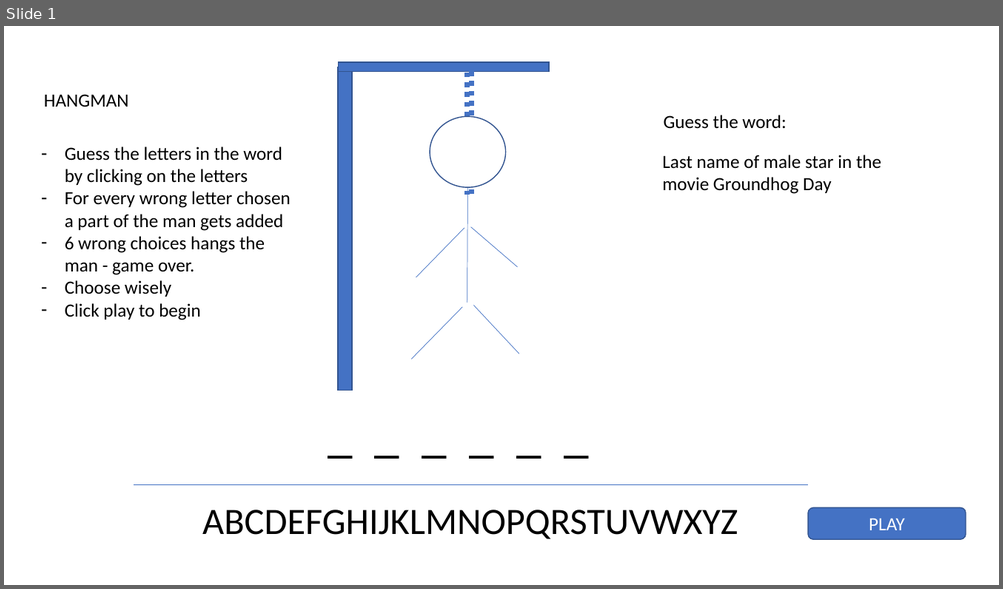
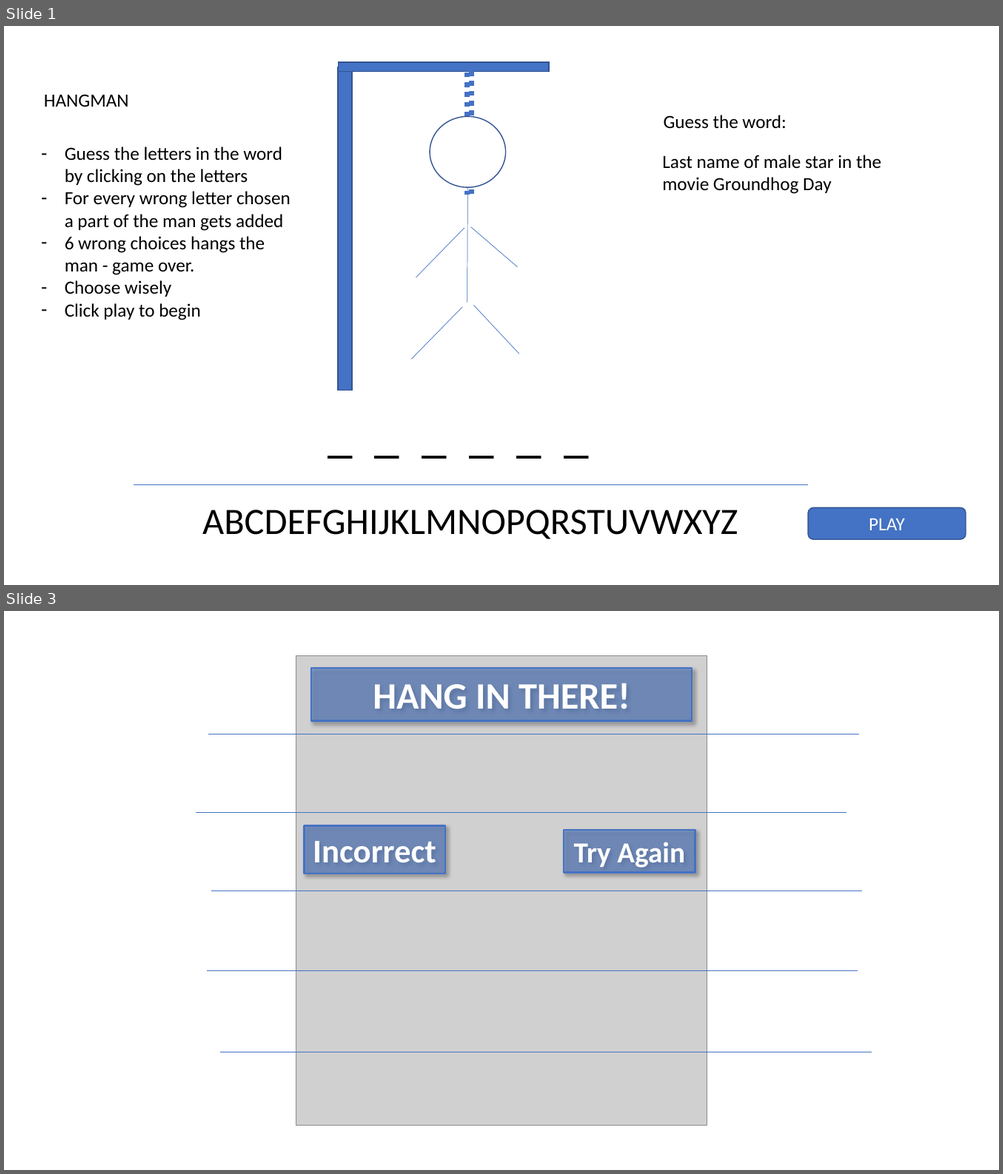
Before and after one commit to philliphdev/hangman, a slide deck: Wireframe.pptx. Shown one above the other, each under a label of ours: slide 1 before the commit, slides 1 and 3 after it; the slides between them are not shown. The pictures are 1003x589 and 1003x1174 pixels, drawn with LibreOffice and Linux fonts; fonts in the diff are those of the drawing; grey boxes stand for pictures. Boxes give left, top, right and bottom in pixels: in the first picture for what was removed or moved away, otherwise in the second. Text is boxed around its words. In the diff, an @@ line names an element or a change of style, - is before the commit and + after.

```diff
--- a/Wireframe.pptx
+++ b/Wireframe.pptx
@@ slide 3 added at (4, 611, 999, 1170), background #FFFFFF @@
@@ picture added at (296, 655, 707, 1127) @@
@@ rectangle added at (311, 669, 692, 721), fill #4472C4 at 55% opacity, outline #4472C4 1.75 pt, 36 pt, text #FFFFFF, bold @@
+HANG IN THERE!
@@ line added from (208, 734) to (859, 734), #4472C4 0.5 pt @@
@@ line added from (196, 812) to (846, 812), #4472C4 0.5 pt @@
@@ rectangle added at (304, 826, 445, 874), fill #4472C4 at 55% opacity, outline #4472C4 1.75 pt, 32 pt, text #FFFFFF, bold @@
+Incorrect
@@ rectangle added at (563, 830, 695, 873), fill #4472C4 at 55% opacity, outline #4472C4 1.75 pt, 28 pt, text #FFFFFF, bold @@
+Try Again
@@ line added from (210, 891) to (862, 891), #4472C4 0.5 pt @@
@@ line added from (207, 971) to (857, 971), #4472C4 0.5 pt @@
@@ line added from (220, 1052) to (871, 1052), #4472C4 0.5 pt @@
```
Also in this commit, not shown: 1 slide changed, 10 other files.
